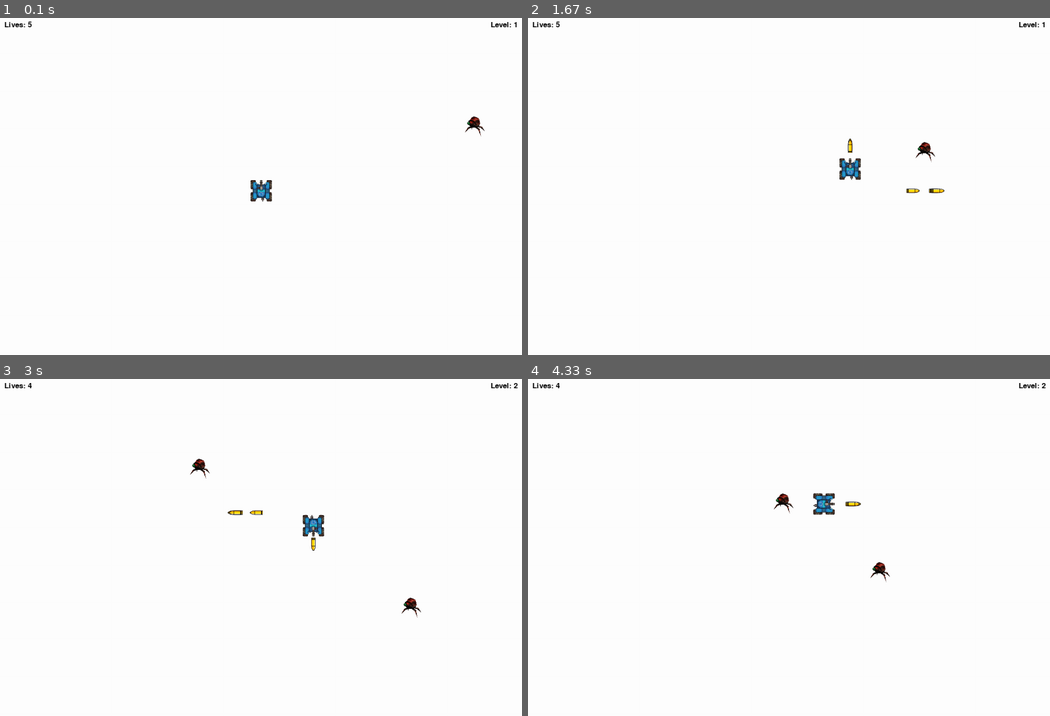
Above: before the commit, frames 1-4 (two rows, left to right).
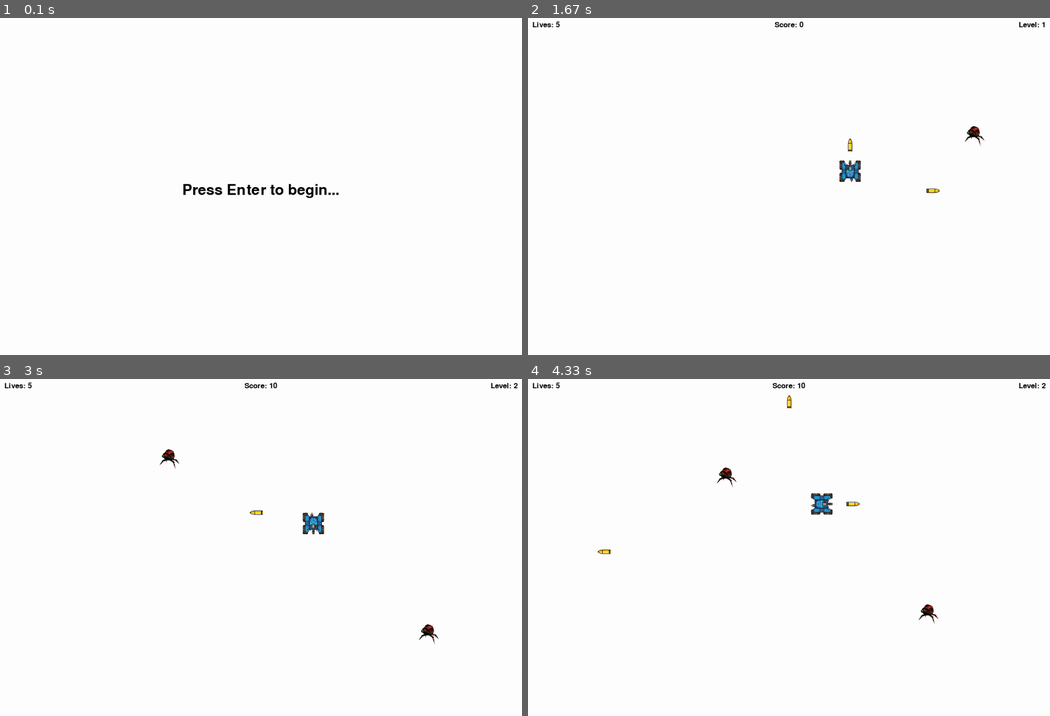
Above: after the commit, the same moments.

Repository: aisng/tank-game
Game: pygame game, started from game.py
Same seed, same stepped clock (60 frames per second), same inputs: the game is played once before the commit and once after it.
Inputs:
- Up to frame 1 (0.1 s): no input
- Up to frame 2 (1.67 s): tap Enter at 0.33 s; tap Space at 0.67, 1.07, 1.37, 1.57 s; hold Right 1-1.47 s; hold Up from 1.5 s (still down)
- Up to frame 3 (3 s): release Up at 1.8 s; hold Right 1.83-2.3 s; tap Space at 1.9, 2.2, 2.4, 2.7, 2.97 s; hold Left 2.33-2.87 s; hold Down from 2.9 s (still down)
- Up to frame 4 (4.33 s): release Down at 3.2 s; hold Left 3.23-3.63 s; tap Space at 3.3, 3.6, 3.73, 4.13 s; hold Up 3.67-4.03 s; hold Right from 4.07 s (still down)

The runs differ from the first frame. In frame 1, 0.8% of the frame differs, in the area x 0-99%, y 1-55%; in frame 2, 0.5%; in frame 3, 0.7%; in frame 4, 0.7%.

Commit message:
working. need to add animation of enemy destruct

Diff:
--- a/game.py
+++ b/game.py
@@ -43,10 +43,11 @@
 ENEMY = pygame.transform.scale(ENEMY, (SPRITE_WIDTH, SPRITE_HEIGHT))
 
 EXPLOSION = pygame.image.load(os.path.join('assets', 'explosion.png'))
-EXPLOSION = pygame.transform.scale(EXPLOSION, (SPRITE_WIDTH - 10, SPRITE_HEIGHT - 10))
+EXPLOSION = pygame.transform.scale(EXPLOSION, (SPRITE_WIDTH, SPRITE_HEIGHT))
 
 # Colors
 WHITE = (255, 255, 255)
+BLACK = (0, 0, 0)
 
 
 class Projectile:
@@ -77,6 +78,8 @@
 
 
 class Tank:
+    COOLDOWN = 30
+
     def __init__(self, x, y):
         self.x = x
         self.y = y
@@ -88,7 +91,10 @@
         self.vel = 5
         self.bullets = []
         self.bullet_direction = (0, -1)
+        self.bullet_cooldown = 0
         self.mask = pygame.mask.from_surface(self.image)
+        self.score = 0
+        self.destroyed = False
 
     def draw(self, window):
         if self.east:
@@ -101,9 +107,14 @@
             window.blit(self.image, (self.x, self.y))
         for bullet in self.bullets:
             bullet.draw(window)
+        if self.destroyed:
+            window.blit(EXPLOSION, (self.x, self.y))
 
     def shoot(self):
-        if len(self.bullets) < 5:
+        self.cooldown()
+        if self.bullet_cooldown == 0:
+
+        # if len(self.bullets) < 4:
             # center the bullet img on the tank
             tank_center_x, tank_center_y = round(self.x + self.get_width() / 2), round(self.y + self.get_height() / 2)
             bullet_center_x, bullet_center_y = round(tank_center_x - BULLET_WIDTH / 2), round(
@@ -118,18 +129,27 @@
             else:
                 bullet_center_y -= 40
             bullet = Projectile(bullet_center_x, bullet_center_y, self.bullet_direction)
+            self.bullet_cooldown = 1
             self.bullets.append(bullet)
 
+    def cooldown(self):
+        if self.bullet_cooldown >= self.COOLDOWN:
+            self.bullet_cooldown = 0
+        elif self.bullet_cooldown > 0:
+            self.bullet_cooldown += 1
+
     def move_bullets(self, objs):
+        self.cooldown()
         win_rect = pygame.Rect(0, 0, WIN_WIDTH, WIN_HEIGHT)
         for bullet in self.bullets:
             bullet.move()
             if not win_rect.collidepoint((bullet.x, bullet.y)):  # making bullet disappear if off-screen
                 self.bullets.remove(bullet)
-            else:  # remove bullet object and enemy if they collide
+            else:  # remove bullet obj and enemy obj if they collide
                 for obj in objs:
                     if bullet.collision(obj):
                         objs.remove(obj)
+                        self.score += 10
                         if bullet in self.bullets:
                             self.bullets.remove(bullet)
 
@@ -169,7 +189,7 @@
         self.x = x
         self.y = y
         self.image = ENEMY
-        self.vel = 2
+        self.vel = 1
         self.mask = pygame.mask.from_surface(self.image)
 
     def draw(self, window):
@@ -188,7 +208,6 @@
 def collide(obj1, obj2):
     offset_x = obj2.x - obj1.x
     offset_y = obj2.y - obj1.y
-    obj1.mask = pygame.mask.from_surface(EXPLOSION)
     return obj1.mask.overlap(obj2.mask, (offset_x, offset_y)) is not None
 
 
@@ -198,38 +217,61 @@
     level = 0
     lives = 5
     main_font = pygame.font.SysFont("comicsans", 25)
+    lost_font = pygame.font.SysFont("comicsans", 40)
 
     starting_pos_x = round(WIN_WIDTH - WIN_WIDTH / 2) - round(SPRITE_WIDTH - SPRITE_WIDTH / 2)
     starting_pos_y = round(WIN_HEIGHT - WIN_HEIGHT / 2) - round(SPRITE_HEIGHT - SPRITE_HEIGHT / 2)
-    player_vel = 5
     tank = Tank(starting_pos_x, starting_pos_y)
 
     enemies = []
     wave_length = 0
 
     clock = pygame.time.Clock()
+    lost = False
+    lost_count = 0
 
     def redraw_window():
         WIN.fill(WHITE)
         # draw text
-        lives_label = main_font.render(f"Lives: {lives}", True, (0, 0, 0))
-        level_label = main_font.render(f"Level: {level}", True, (0, 0, 0))
+        lives_label = main_font.render(f"Lives: {lives}", True, BLACK)
+        level_label = main_font.render(f"Level: {level}", True, BLACK)
+        score_label = main_font.render(f"Score: {tank.score}", True, BLACK)
 
         WIN.blit(lives_label, (10, 10))
         WIN.blit(level_label, (WIN_WIDTH - level_label.get_width() - 10, 10))
+        WIN.blit(score_label,
+                 ((WIN_WIDTH - WIN_WIDTH / 2) - (score_label.get_width() - score_label.get_width() / 2), 10))
 
         for enemy in enemies:
             enemy.draw(WIN)
 
         tank.draw(WIN)
 
+        if lost:
+            tank.destroyed = True
+            lost_label = lost_font.render(f"You lost! Score: {tank.score}", True, BLACK)
+            WIN.blit(lost_label,
+                     (WIN_WIDTH / 2 - lost_label.get_width() / 2, WIN_HEIGHT / 2 - lost_label.get_height() / 2))
         pygame.display.update()
 
     while run:
         clock.tick(FPS)
+        redraw_window()
         for event in pygame.event.get():
             if event.type == pygame.QUIT:
                 run = False
+
+        if lives <= 0:
+            lost = True
+            lost_count += 1
+
+        # show lost label for 3 seconds
+        if lost:
+
+            if lost_count > FPS * 3:
+                run = False
+            else:
+                continue
 
         if len(enemies) == 0:
             level += 1
@@ -239,24 +281,41 @@
                 enemies.append(enemy)
 
         keys = pygame.key.get_pressed()
-
         if keys[pygame.K_UP] and tank.y - tank.vel > 0:
             tank.move_north()
         elif keys[pygame.K_RIGHT] and tank.x + tank.vel + tank.get_width() < WIN_WIDTH:
             tank.move_east()
-        elif keys[pygame.K_DOWN] and tank.y + player_vel + tank.get_height() < WIN_HEIGHT:
+        elif keys[pygame.K_DOWN] and tank.y + tank.vel + tank.get_height() < WIN_HEIGHT:
             tank.move_south()
         elif keys[pygame.K_LEFT] and tank.x - tank.vel > 0:
             tank.move_west()
         if keys[pygame.K_SPACE]:
             tank.shoot()
+
         for enemy in enemies:
             enemy.chase_tank(tank)
             if collide(enemy, tank):
                 lives -= 1
                 enemies.pop(enemies.index(enemy))
-        redraw_window()
         tank.move_bullets(enemies)
 
 
-main()
+
+def main_menu():
+    title_font = pygame.font.SysFont("comicsans", 50)
+    run = True
+    while run:
+        WIN.fill(WHITE)
+        title_label = title_font.render("Press Enter to begin...", 1, BLACK)
+        WIN.blit(title_label,
+                 (WIN_WIDTH / 2 - title_label.get_width() / 2, WIN_HEIGHT / 2 - title_label.get_height() / 2))
+        pygame.display.update()
+        for event in pygame.event.get():
+            if event.type == pygame.QUIT:
+                run = False
+            if event.type == pygame.KEYDOWN:
+                if event.key == pygame.K_RETURN:
+                    main()
+
+
+main_menu()
